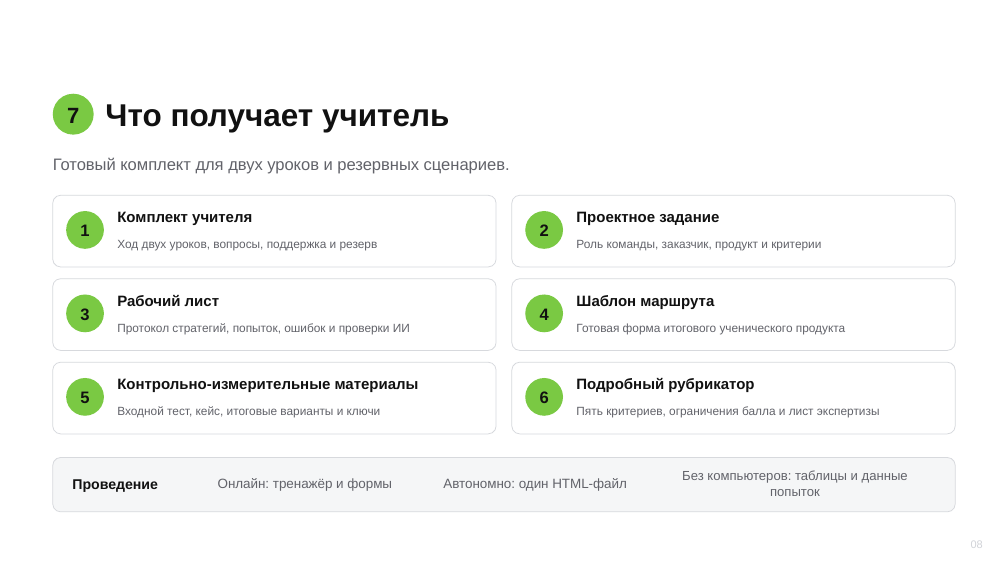
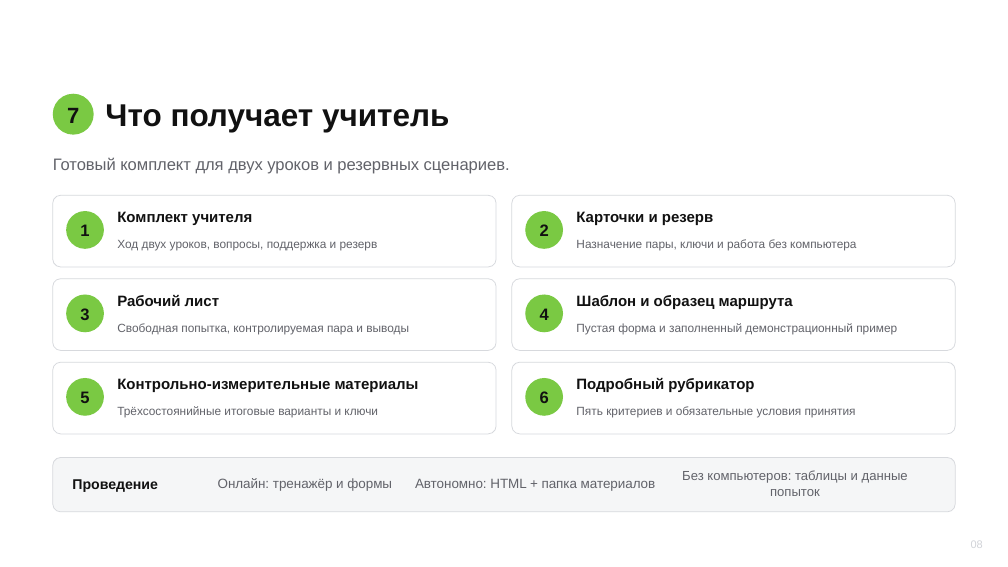
Before and after one commit to AlexeyDesyatnik/TuringTrainer, a slide deck: slide 8 of methodical-development/Presentation_TuringTrainer_5_minutes_methodical_v3.pptx. Drawn at 1008x567 pixels with LibreOffice and Linux fonts; fonts in the diff are those of the drawing; background and template pictures are left out. Boxes give left, top, right and bottom in pixels: in the first picture for what was removed or moved away, otherwise in the second. Text is boxed around its words. In the diff, an @@ line names an element or a change of style, - is before the commit and + after.

```diff
--- a/methodical-development/Presentation_TuringTrainer_5_minutes_methodical_v3.pptx
+++ b/methodical-development/Presentation_TuringTrainer_5_minutes_methodical_v3.pptx
@@ text at (576, 211, 713, 225): text changed @@
-Проектное задание
+Карточки и резерв
@@ text at (576, 239, 856, 251): text changed @@
-Роль команды, заказчик, продукт и критерии
+Назначение пары, ключи и работа без компьютера
@@ text at (576, 295, 793, 309): text changed @@
-Шаблон маршрута
+Шаблон и образец маршрута
@@ text at (117, 323, 409, 335): text changed @@
-Протокол стратегий, попыток, ошибок и проверки ИИ
+Свободная попытка, контролируемая пара и выводы
@@ text at (576, 323, 897, 335): text changed @@
-Готовая форма итогового ученического продукта
+Пустая форма и заполненный демонстрационный пример
@@ text at (117, 406, 378, 418): text changed @@
-Входной тест, кейс, итоговые варианты и ключи
+Трёхсостоянийные итоговые варианты и ключи
@@ text at (576, 406, 856, 418): text changed @@
-Пять критериев, ограничения балла и лист экспертизы
+Пять критериев и обязательные условия принятия
@@ text at (415, 479, 656, 491): text changed @@
-Автономно: один HTML-файл
+Автономно: HTML + папка материалов
```
Also in this commit, not shown: 4 other slides changed, 30 other files.
